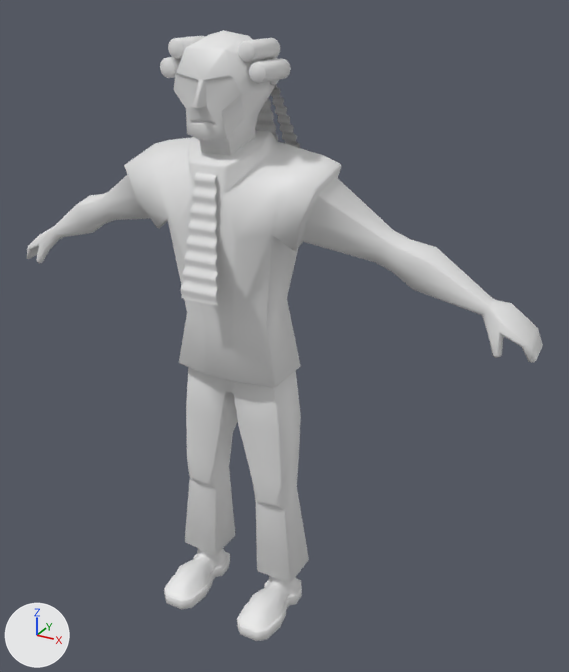
Two versions of the Blender file GraphicWorkspace/Models/Player/BasePlayer.blend, one commit apart.
Before and after are seen from a camera (50 mm lens) standing at (1.164, -1.808, 1.881) and looking at (0.125, 0.081, 0.936). Lighting does not change. The marker at lower left points along +X, +Y and +Z.

Names of what the first picture shows: 'Body', 'Head', 'Legs'.
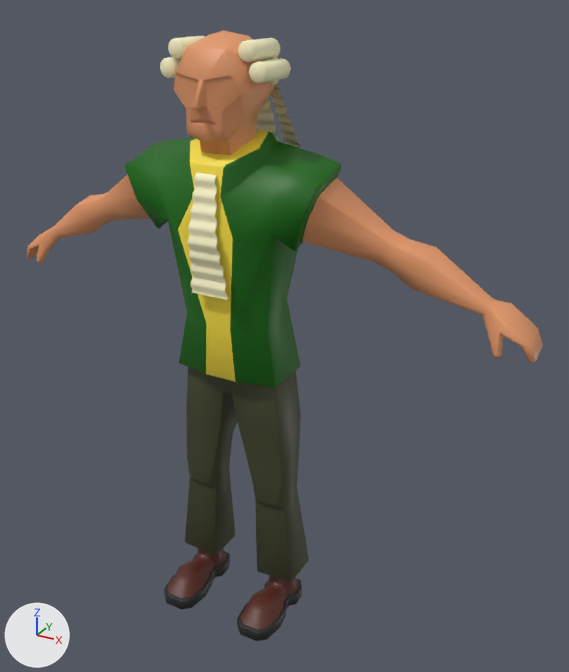
Commit message: Initially paint player base model

Changed parts and their boxes (x1, y1, x2, y2) in the pictures (569 x 672 px; the box of a moved part takes in the faces that stretch with it):
'Body', reshaped, recoloured
    both: (27, 130, 543, 388)
part 1 of me_plane, recoloured (grey to orange)
    both: (174, 30, 275, 155)
part 2 of me_plane, recoloured (grey to beige)
    both: (168, 36, 300, 148)
part 3 of me_plane, recoloured (grey to beige)
    both: (160, 38, 184, 78)
part 4 of me_plane, recoloured (grey to beige)
    both: (238, 40, 267, 84)
part 5 of me_plane, recoloured
    both: (189, 119, 218, 127)
part 6 of me_cube_001, moved or reshaped
    before: (181, 241, 218, 306)
    after: (187, 241, 228, 300)
part 7 of me_cube_001, recoloured (grey to green)
    both: (124, 131, 341, 388)
part 8 of me_cube_001, recoloured (grey to yellow)
    both: (178, 130, 269, 329)
part 9 of me_cube_001, recoloured (grey to yellow)
    both: (206, 324, 236, 382)
part 10 of me_cube_001, recoloured (grey to orange)
    both: (27, 174, 150, 263)
part 11 of me_cube_001, recoloured (grey to orange)
    both: (302, 178, 543, 363)
part 12 of me_cube_001, recoloured (white to beige)
    both: (188, 173, 217, 245)
part 13 of me_cube_002, recoloured
    both: (185, 371, 309, 582)
part 14 of me_cube_002, recoloured (white to brown)
    both: (167, 548, 226, 598)
part 15 of me_cube_002, recoloured (white to brown)
    both: (240, 575, 299, 629)
part 16 of me_cube_002, recoloured (grey to black)
    both: (164, 552, 302, 641)

Diff of the bpy script that builds the scene:
```diff
--- a/GraphicWorkspace/Models/Player/BasePlayer.blend.py
+++ b/GraphicWorkspace/Models/Player/BasePlayer.blend.py
@@ mat_mediatorpants01 @@
+mat_mediatorpants01 = principled_material('MediatorPants01')
+mat_mediatorpants01.base_color = (0.0521, 0.0578, 0.0227)  # dark yellow #41442a
@@ mat_mediatorpants02 @@
+mat_mediatorpants02 = principled_material('MediatorPants02')
+mat_mediatorpants02.base_color = (0.0946, 0.021, 0.0113)  # brown #57281c
@@ mat_mediatorpants03 @@
+mat_mediatorpants03 = principled_material('MediatorPants03')
+mat_mediatorpants03.base_color = (0.0147, 0.0147, 0.0147)  # black #202020
@@ mat_mediatorjacket03 @@
+mat_mediatorjacket03 = principled_material('MediatorJacket03')
+mat_mediatorjacket03.base_color = (0.799, 0.328, 0.147)  # orange #e79b6b
@@ mat_mediatorjacket02 @@
+mat_mediatorjacket02 = principled_material('MediatorJacket02')
+mat_mediatorjacket02.base_color = (1.0, 0.784, 0.0589)  # yellow #ffe545
@@ mat_mediatorjacket01 @@
+mat_mediatorjacket01 = principled_material('MediatorJacket01')
+mat_mediatorjacket01.base_color = (0.00333, 0.138, 0.0)  # dark green #0b6800
@@ mat_mediatorjacket04 @@
+mat_mediatorjacket04 = principled_material('MediatorJacket04')
+mat_mediatorjacket04.base_color = (1.0, 0.947, 0.604)  # beige #fff9cc
@@ mat_mediatorwig03 @@
+mat_mediatorwig03 = principled_material('MediatorWig03')
+mat_mediatorwig03.base_color = (0.8, 0.292, 0.16)  # orange #e7936f
@@ mat_mediatorwig02 @@
+mat_mediatorwig02 = principled_material('MediatorWig02')
+mat_mediatorwig02.base_color = (1.0, 0.947, 0.604)  # beige #fff9cc
@@ mat_mediatorwig01 @@
+mat_mediatorwig01 = principled_material('MediatorWig01')
+mat_mediatorwig01.base_color = (0.799, 0.328, 0.147)  # orange #e79b6b
@@ me_plane @@
 me_plane.from_pydata(...)  # 757 vertices, 639 faces; spans x -0.164..0.164, y -0.153..0.172, z 1.418..1.786
+# me_plane part 1: 164 of the faces centred in x -0.112..0.112, y -0.153..0.116, z 1.43..1.778 switch from no material to mat_mediatorwig01 (orange #e79b6b)
+# me_plane part 2: 404 of the faces centred in x -0.159..0.159, y -0.01..0.169, z 1.422..1.767 switch from no material to mat_mediatorwig02 (beige #fff9cc)
+# me_plane part 3: 26 of the faces centred in x -0.157..-0.083, y -0.074..-0.072, z 1.673..1.766 switch from no material to mat_mediatorwig02 (beige #fff9cc)
+# me_plane part 4: 26 of the faces centred in x 0.083..0.157, y -0.074..-0.072, z 1.673..1.766 switch from no material to mat_mediatorwig02 (beige #fff9cc)
+# me_plane part 5: all 19 faces centred in x -0.039..0.039, y -0.124..-0.115, z 1.568..1.581 switch from no material to mat_mediatorwig03 (orange #e7936f)
@@ me_cube_001 @@
-me_cube_001.from_pydata(...)  # 450 vertices, 454 faces; spans x -0.86..0.86, y -0.17..0.16, z 0.83..1.53
+me_cube_001.from_pydata(...)  # 450 vertices, 454 faces; spans x -0.86..0.86, y -0.15..0.16, z 0.83..1.53
+# me_cube_001 part 6: all 45 vertices in x -0.06..0.06, y -0.17..-0.15, z 1.11..1.26 are scaled about their middle by (1, -0.512, 1), then moved by (0.0, 0.03, 0.0)
+# me_cube_001 part 7: 164 of the faces centred in x -0.3..0.3, y -0.12..0.16, z 0.84..1.53 switch from no material to mat_mediatorjacket01 (dark green #0b6800)
+# me_cube_001 part 8: 12 of the faces centred in x -0.05..0.05, y -0.12..0.02, z 1.14..1.52 switch from no material to mat_mediatorjacket02 (yellow #ffe545)
+# me_cube_001 part 9: 8 of the faces centred in x -0.11..0.11, y -0.08..0.04, z 0.83..0.92 switch from no material to mat_mediatorjacket02 (yellow #ffe545)
+# me_cube_001 part 10: all 103 faces centred in x -0.86..-0.33, y -0.03..0.12, z 1.04..1.37 switch from no material to mat_mediatorjacket03 (orange #e79b6b)
+# me_cube_001 part 11: all 103 faces centred in x 0.33..0.86, y -0.03..0.12, z 1.04..1.37 switch from no material to mat_mediatorjacket03 (orange #e79b6b)
+# me_cube_001 part 12: 64 of the faces centred in x -0.03..0.03, y -0.17..-0.12, z 1.11..1.44 switch from no material to mat_mediatorjacket04 (beige #fff9cc)
@@ me_cube_002 @@
 me_cube_002.from_pydata(...)  # 446 vertices, 462 faces; spans x -0.211..0.211, y -0.227..0.103, z 0.0..0.851
+# me_cube_002 part 13: 124 of the faces centred in x -0.197..0.197, y -0.091..0.098, z 0.254..0.851 switch from no material to mat_mediatorpants01 (dark yellow #41442a)
+# me_cube_002 part 14: 65 of the faces centred in x -0.194..-0.096, y -0.2..0.054, z 0.001..0.152 switch from no material to mat_mediatorpants02 (brown #57281c)
+# me_cube_002 part 15: 62 of the faces centred in x 0.097..0.194, y -0.2..0.041, z 0.053..0.152 switch from no material to mat_mediatorpants02 (brown #57281c)
+# me_cube_002 part 16: 193 of the faces centred in x -0.207..0.207, y -0.227..0.055, z 0.0..0.039 switch from no material to mat_mediatorpants03 (black #202020)
```
